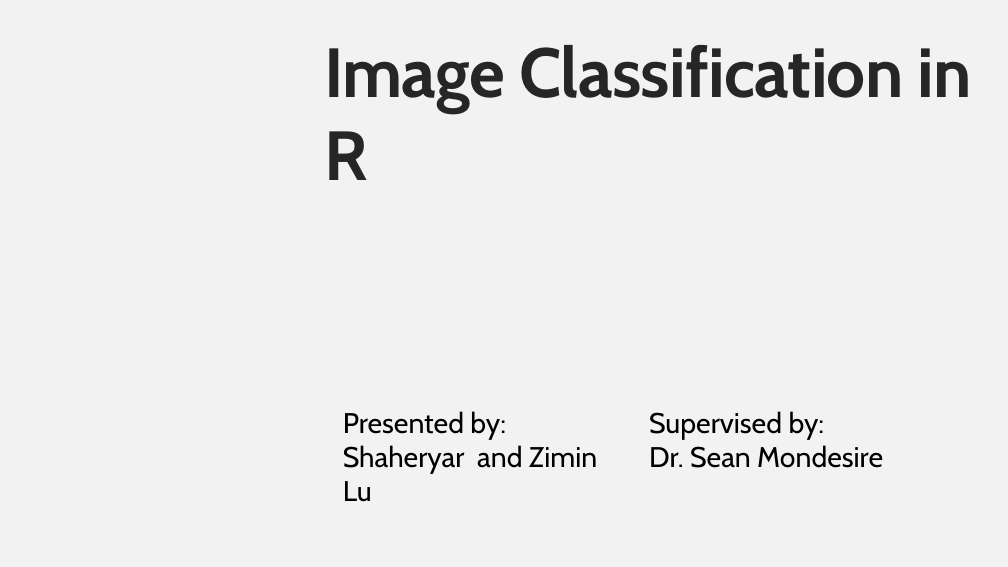
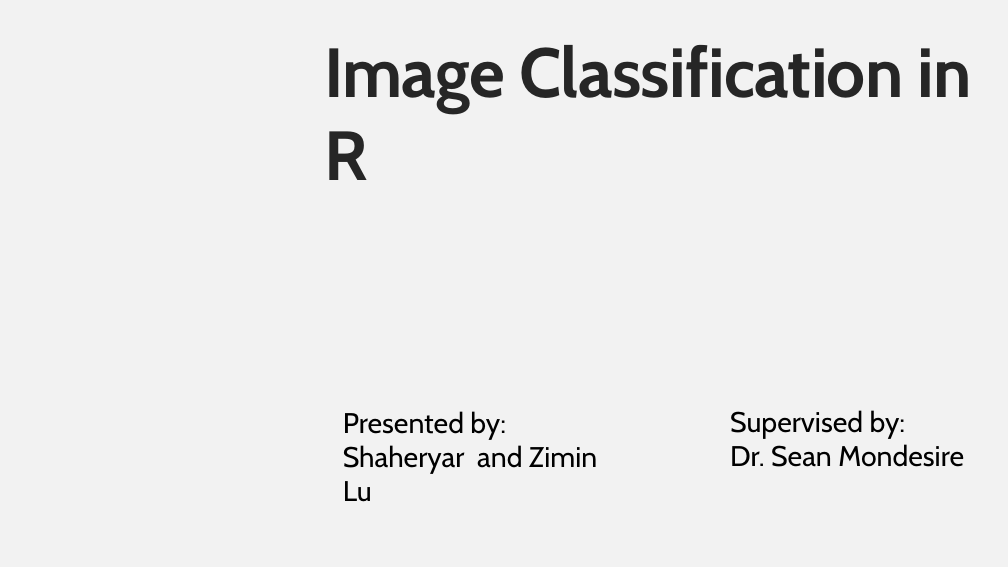
Before and after one commit to ssqneo/Image-Classifier-Repo, a slide deck: slide 1 of Image_Classification.pptx. Drawn at 1008x567 pixels with LibreOffice and Linux fonts; fonts in the diff are those of the drawing; background and template pictures are left out. Boxes give left, top, right and bottom in pixels: in the first picture for what was removed or moved away, otherwise in the second. Text is boxed around its words. In the diff, an @@ line names an element or a change of style, - is before the commit and + after.

```diff
--- a/Image_Classification.pptx
+++ b/Image_Classification.pptx
@@ text "Supervised by:": place and size @@
-text "Supervised by:" at <box>649,411,883,468</box>
+text "Supervised by:" at <box>730,410,964,467</box>
```
Also in this commit, not shown: 1 other slide changed.
